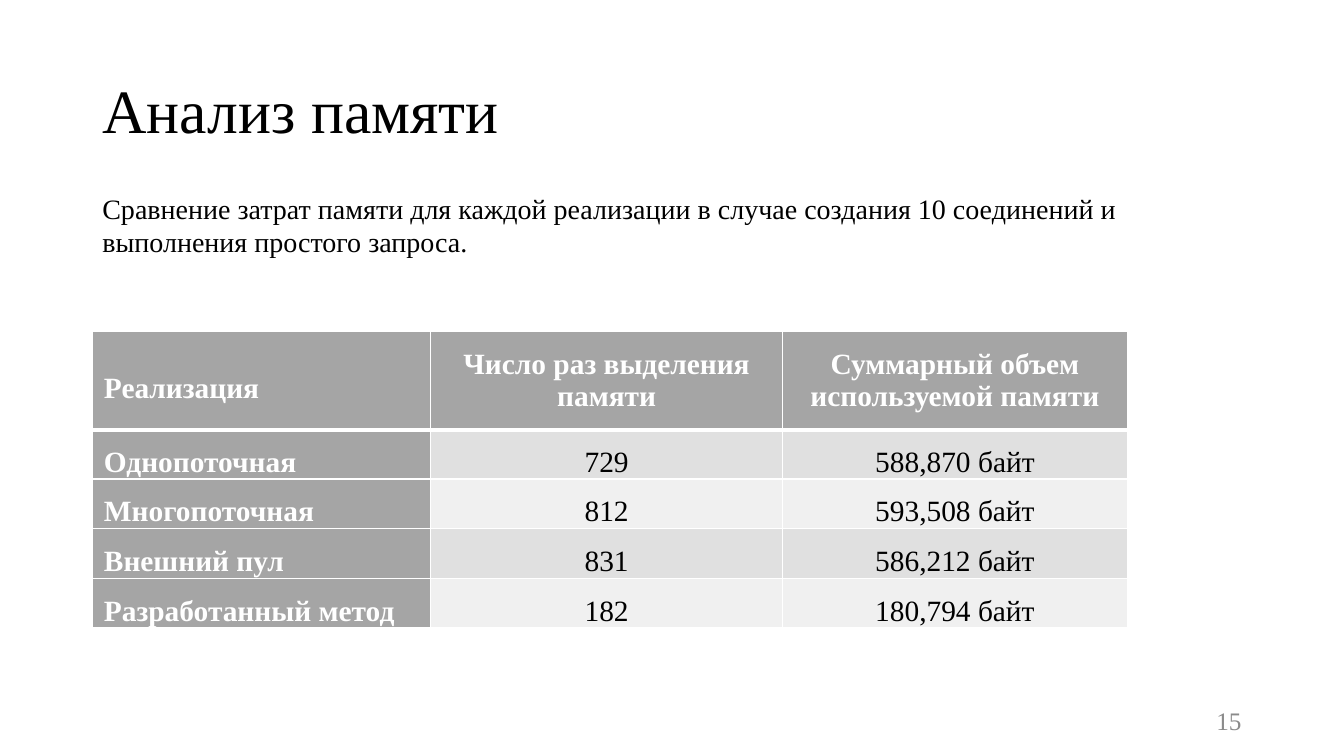
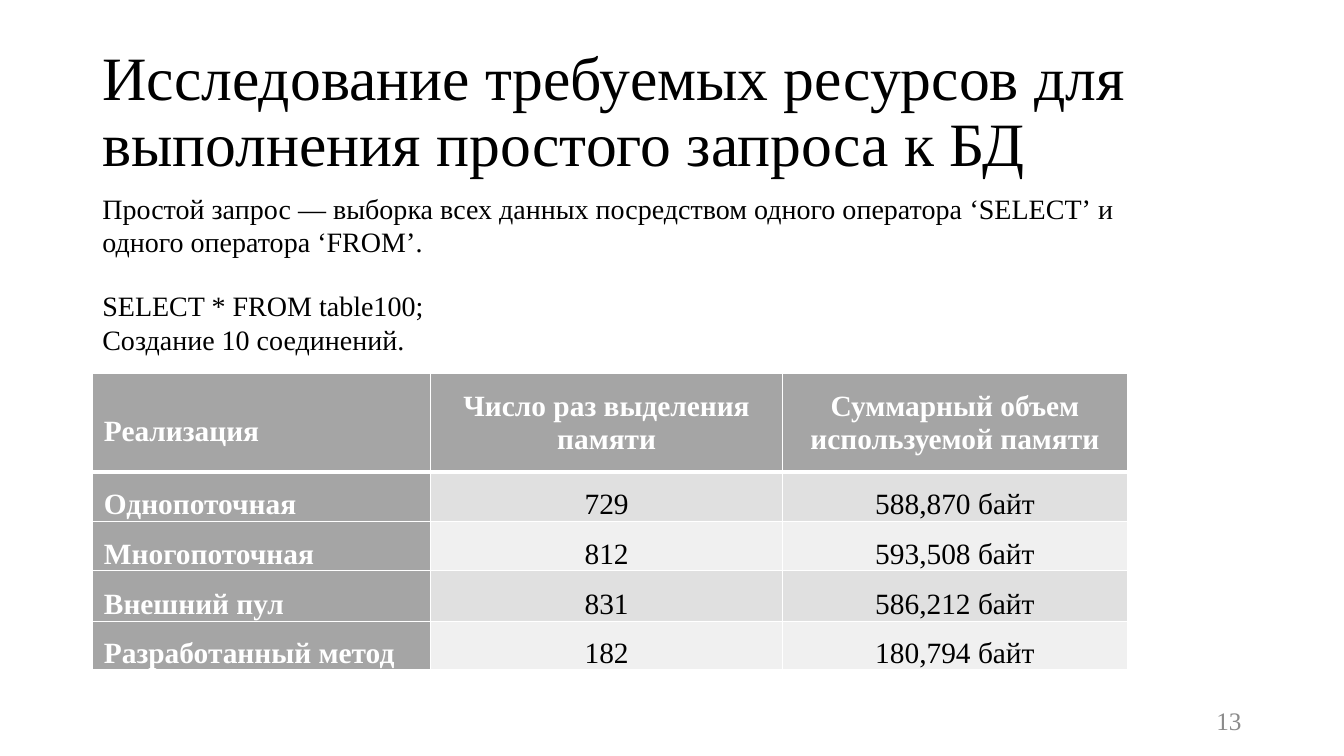
Before and after one commit to platosha-git/Diplom-theory, a slide deck: slide 13 of Презентация.pptx (slide 15 before the commit). Drawn at 1344x756 pixels with LibreOffice and Linux fonts; fonts in the diff are those of the drawing. Boxes give left, top, right and bottom in pixels: in the first picture for what was removed or moved away, otherwise in the second. Text is boxed around its words. In the diff, an @@ line names an element or a change of style, - is before the commit and + after.

```diff
--- a/Презентация.pptx
+++ b/Презентация.pptx
@@ title at (x1=102, y1=56, x2=1124, y2=178): text changed @@
-Анализ памяти
+Исследование требуемых ресурсов для выполнения простого запроса к БД
@@ text at (x1=102, y1=199, x2=1113, y2=355): text changed @@
-Сравнение затрат памяти для каждой реализации в случае создания 10 соединений и выполнения простого запроса.
+Простой запрос — выборка всех данных посредством одного оператора ‘SELECT’ и одного оператора ‘FROM’.
+SELECT * FROM table100;
+Создание 10 соединений.
@@ table moved from (x1=93, y1=332, x2=1128, y2=631) to (x1=93, y1=374, x2=1128, y2=673) @@
@@ page number at (x1=1216, y1=713, x2=1241, y2=730): text changed @@
-15
+13
```
Also in this commit, not shown: 11 other slides changed, 2 slides added, 4 slides removed, 20 other files.
